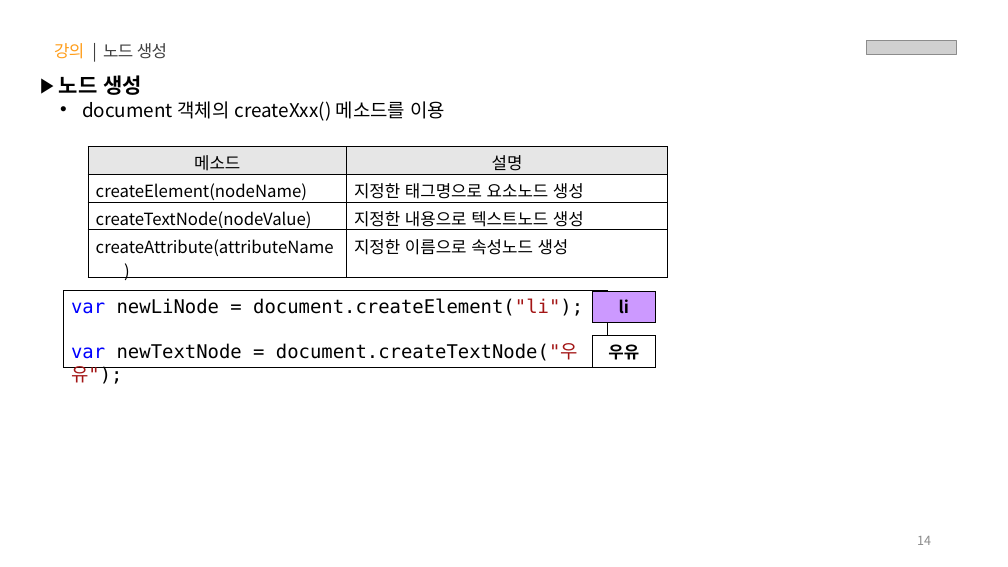
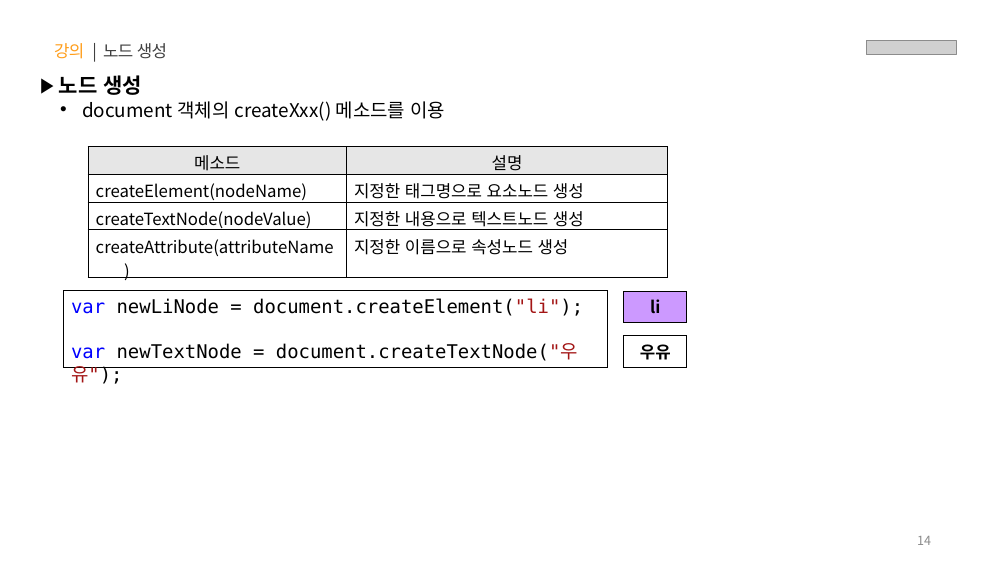
Before and after one commit to s-ja/lion_plus, a slide deck: slide 14 of PPT/05.자바스크립트 - DOM, Ajax.pptx. Drawn at 1008x567 pixels with LibreOffice and Linux fonts; fonts in the diff are those of the drawing; grey boxes stand for pictures. Boxes give left, top, right and bottom in pixels: in the first picture for what was removed or moved away, otherwise in the second. Text is boxed around its words. In the diff, an @@ line names an element or a change of style, - is before the commit and + after.

```diff
--- a/PPT/05.자바스크립트 - DOM, Ajax.pptx
+++ b/PPT/05.자바스크립트 - DOM, Ajax.pptx
@@ rectangle "li": place and size @@
-rectangle "li" at <box>592,291,655,323</box>
+rectangle "li" at <box>624,291,687,323</box>
@@ rectangle "우유": place and size @@
-rectangle "우유" at <box>592,336,655,368</box>
+rectangle "우유" at <box>624,336,687,368</box>
```
Also in this commit, not shown: 3 other slides changed.
